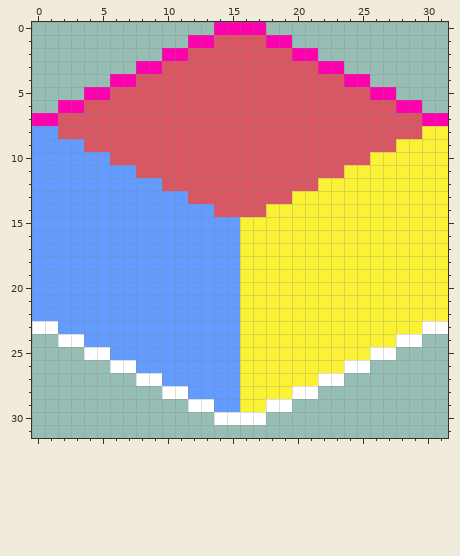
Pixel-art file: isometric-sandbox-32x32/Sprite-0001.aseprite. Above is the file before it was changed.
32x32 pixels, 1 frame.
Now the later version:
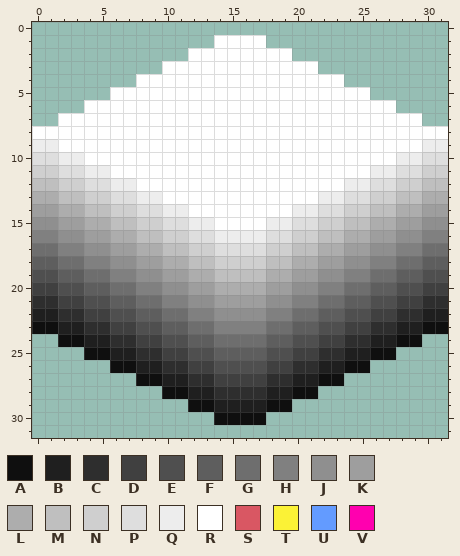
Palette (. is transparent): A #0f0f0f  B #1f1f1f  C #2e2e2e  D #404040  E #4f4f4f  F #5e5e5e  G #6e6e6e  H #808080  J #8f8f8f  K #9e9e9e  L #adadad  M #bfbfbf  N #cfcfcf  P #dedede  Q #ededed  R #ffffff  S #d95763  T #fbf236  U #639bff  V #ff00af
The edit:
layer "Layer" now shown
layer "Outline" removed
Changed rows in their new state; - is an unchanged pixel.
first column x 0:
 0 --------------....--------------
 1 ------------..RRRR..------------
 2 ----------..RRRRRRRR..----------
 3 --------..RRRRRRRRRRRR..--------
 4 ------..RRRRRRRRRRRRRRRR..------
 5 ----..RRRRRRRRRRRRRRRRRRRR..----
 6 --..RRRRRRRRRRRRRRRRRRRRRRRR..--
 7 ..RRRRRRRRRRRRRRRRRRRRRRRRRRRR..
 8 RRRRRRRRRRRRRRRRRRRRRRRRRRRRRRRR
 9 QQRRRRRRRRRRRRRRRRRRRRRRRRRRRRQQ
10 PPQQRRRRRRRRRRRRRRRRRRRRRRRRQQPP
11 NNPPQQRRRRRRRRRRRRRRRRRRRRQQPPNN
12 MMNNPPQQRRRRRRRRRRRRRRRRQQPPNNMM
13 LLMMNNPPQQRRRRRRRRRRRRQQPPNNMMLL
14 KKLLMMNNPPQQRRRRRRRRQQPPNNMMLLKK
15 JJKKLLMMNNPPQQRRRRQQPPNNMMLLKKJJ
16 HHJJKKLLMMNNPPQQQQPPNNMMLLKKJJHH
17 GGHHJJKKLLMMNNPPPPNNMMLLKKJJHHGG
18 FFGGHHJJKKLLMMNNNNMMLLKKJJHHGGFF
19 EEFFGGHHJJKKLLMMMMLLKKJJHHGGFFEE
20 DDEEFFGGHHJJKKLLLLKKJJHHGGFFEEDD
21 CCDDEEFFGGHHJJKKKKJJHHGGFFEEDDCC
22 BBCCDDEEFFGGHHJJJJHHGGFFEEDDCCBB
23 AABBCCDDEEFFGGHHHHGGFFEEDDCCBBAA
24 --AABBCCDDEEFFGGGGFFEEDDCCBBAA--
25 ----AABBCCDDEEFFFFEEDDCCBBAA----
26 ------AABBCCDDEEEEDDCCBBAA------
27 --------AABBCCDDDDCCBBAA--------
28 ----------AABBCCCCBBAA----------
29 ------------AABBBBAA------------
30 --------------AAAA--------------
